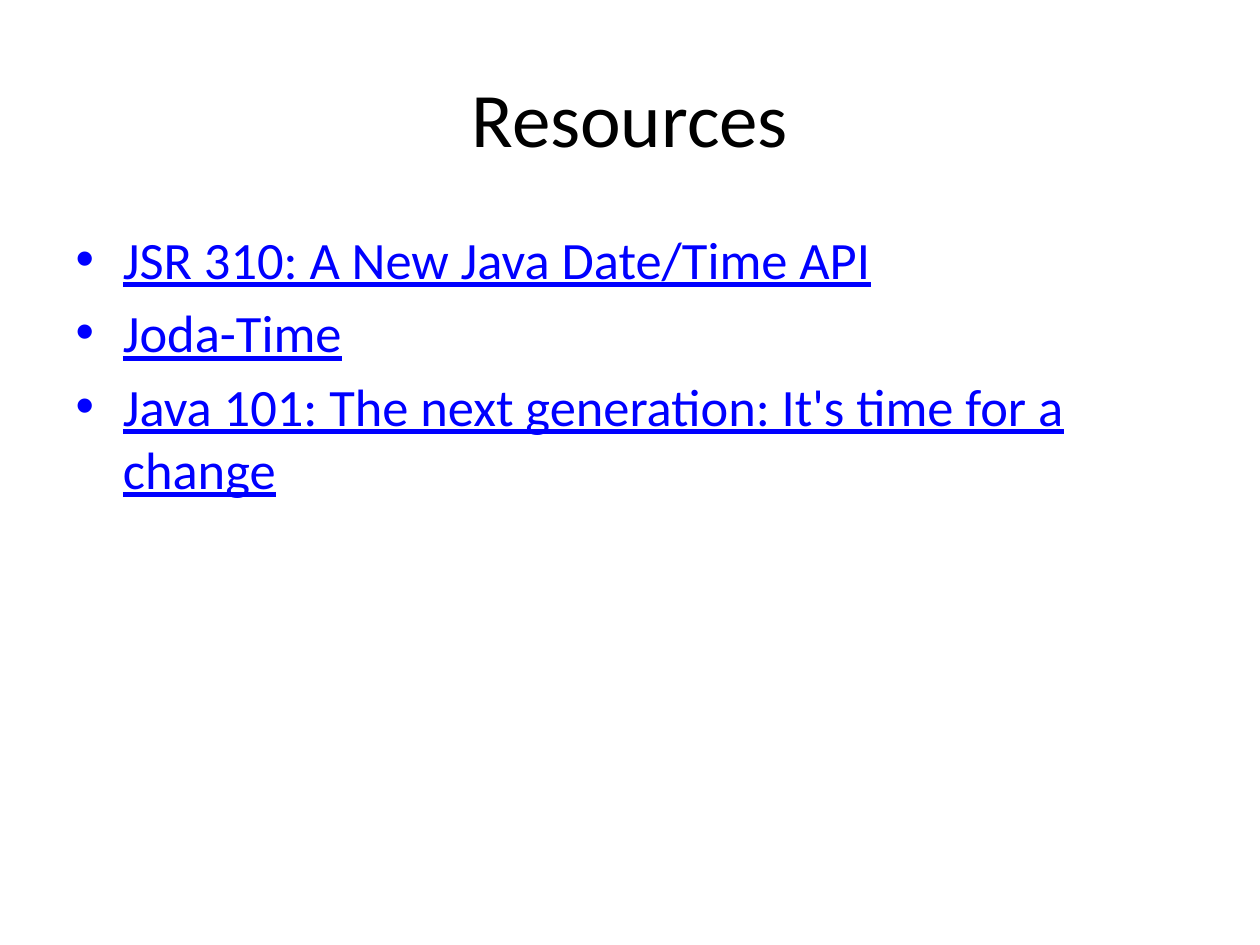
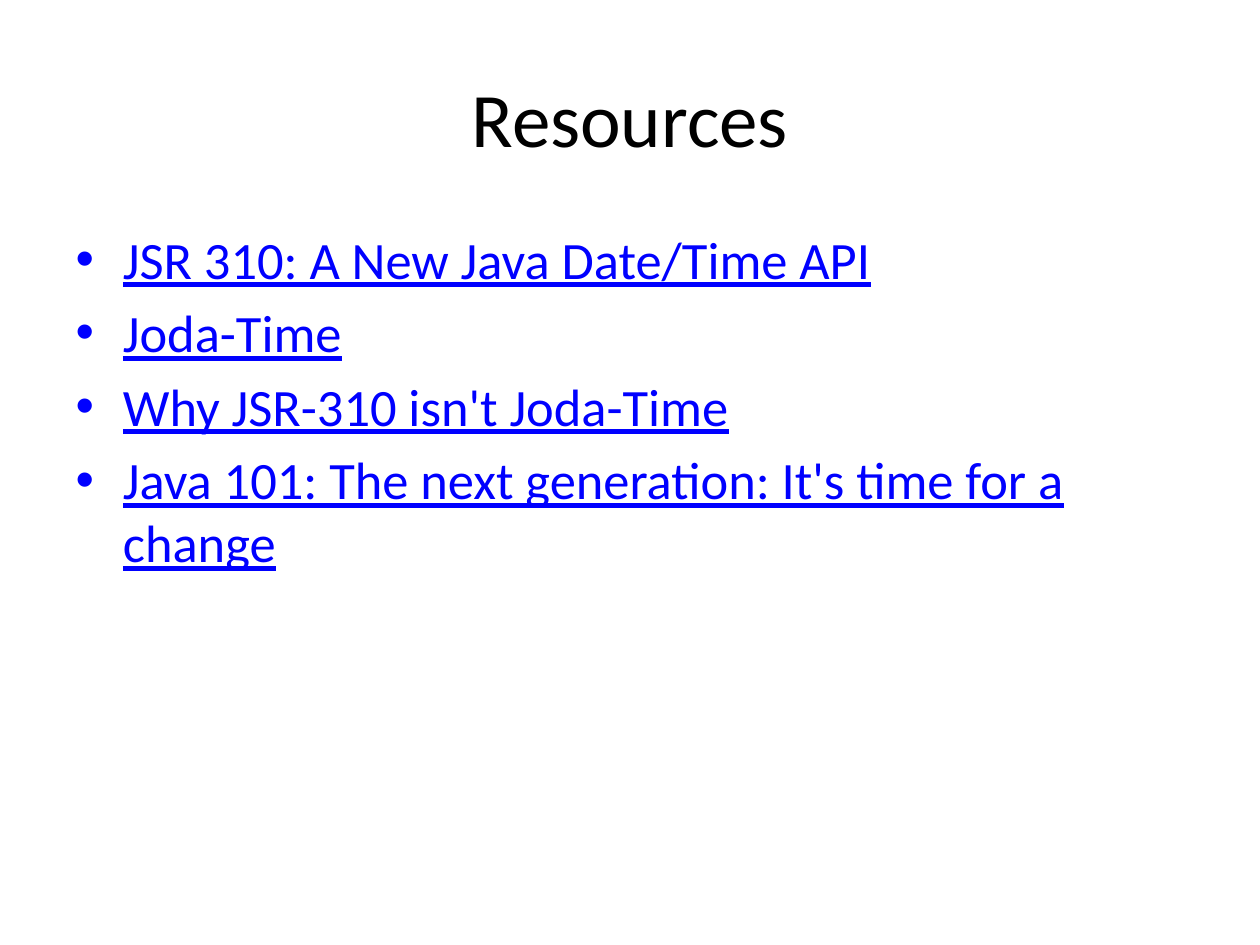
Before and after one commit to sualeh/make-a-date, a slide deck: slide 42 of Java 8 Date and Time API.pptx (slide 36 before the commit). Drawn at 1260x945 pixels with LibreOffice and Linux fonts; fonts in the diff are those of the drawing. Boxes give left, top, right and bottom in pixels: in the first picture for what was removed or moved away, otherwise in the second. Text is boxed around its words. In the diff, an @@ line names an element or a change of style, - is before the commit and + after.

```diff
--- a/Java 8 Date and Time API.pptx
+++ b/Java 8 Date and Time API.pptx
@@ text at box(123, 389, 729, 435): paragraph added @@
+• Why JSR-310 isn't Joda-Time
```
Also in this commit, not shown: 12 other slides changed, 9 slides added, 3 slides removed, 1 other file.
